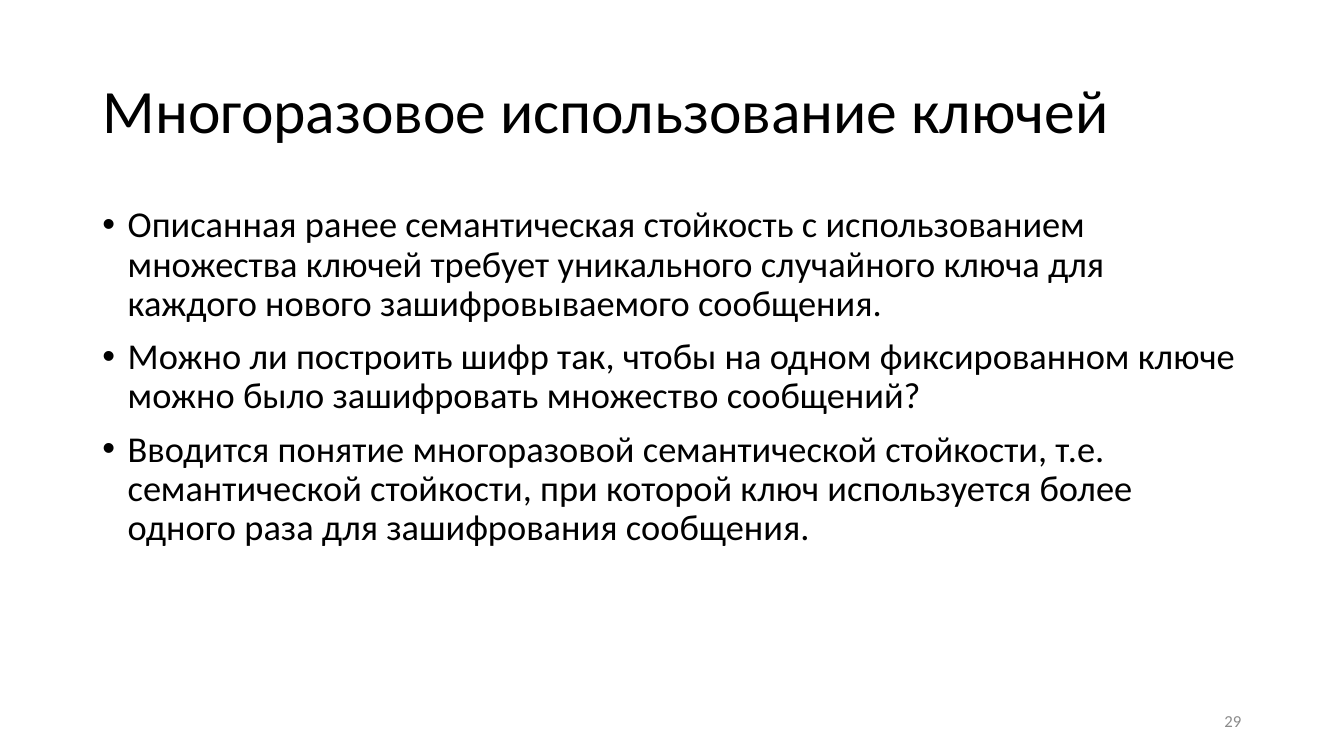
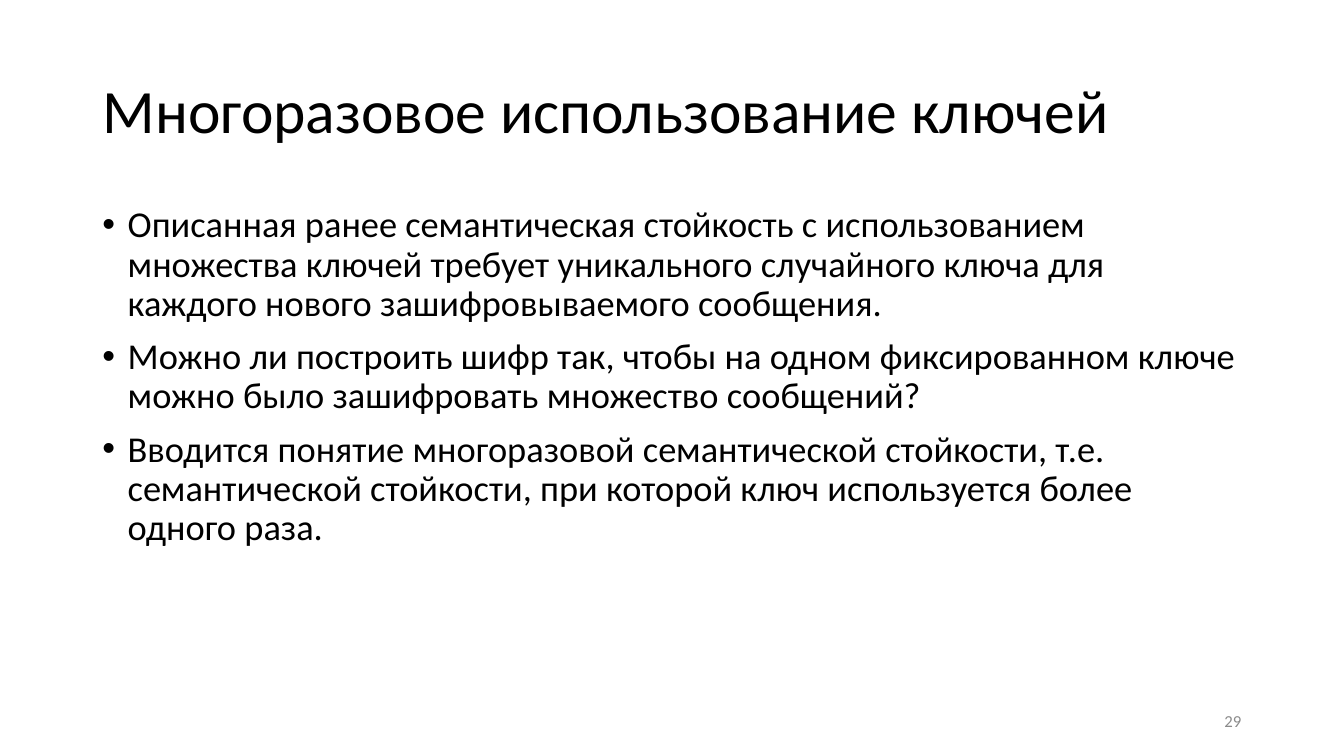
Before and after one commit to GeorgyFirsov-s-forks/CryptoLectures, a slide deck: slide 29 of Lectures/Lecture6.pptx. Drawn at 1344x756 pixels with LibreOffice and Linux fonts; fonts in the diff are those of the drawing. Boxes give left, top, right and bottom in pixels: in the first picture for what was removed or moved away, otherwise in the second. Text is boxed around its words. In the diff, an @@ line names an element or a change of style, - is before the commit and + after.

```diff
--- a/Lectures/Lecture6.pptx
+++ b/Lectures/Lecture6.pptx
@@ text at bbox=[128, 437, 1133, 546]: text changed @@
-• Вводится понятие многоразовой семантической стойкости, т.е. семантической стойкости, при которой ключ используется более одного раза для зашифрования сообщения.
+• Вводится понятие многоразовой семантической стойкости, т.е. семантической стойкости, при которой ключ используется более одного раза.
```
Also in this commit, not shown: 13 other slides changed, 1 other file.
